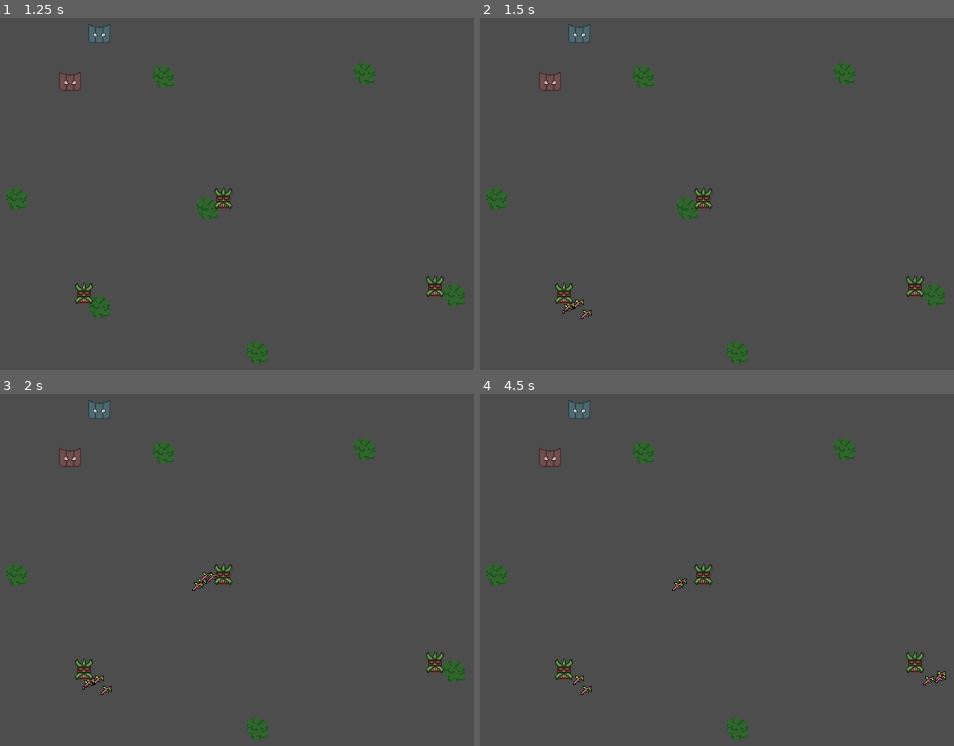
Above: before the commit, frames 1-4 (two rows, left to right).
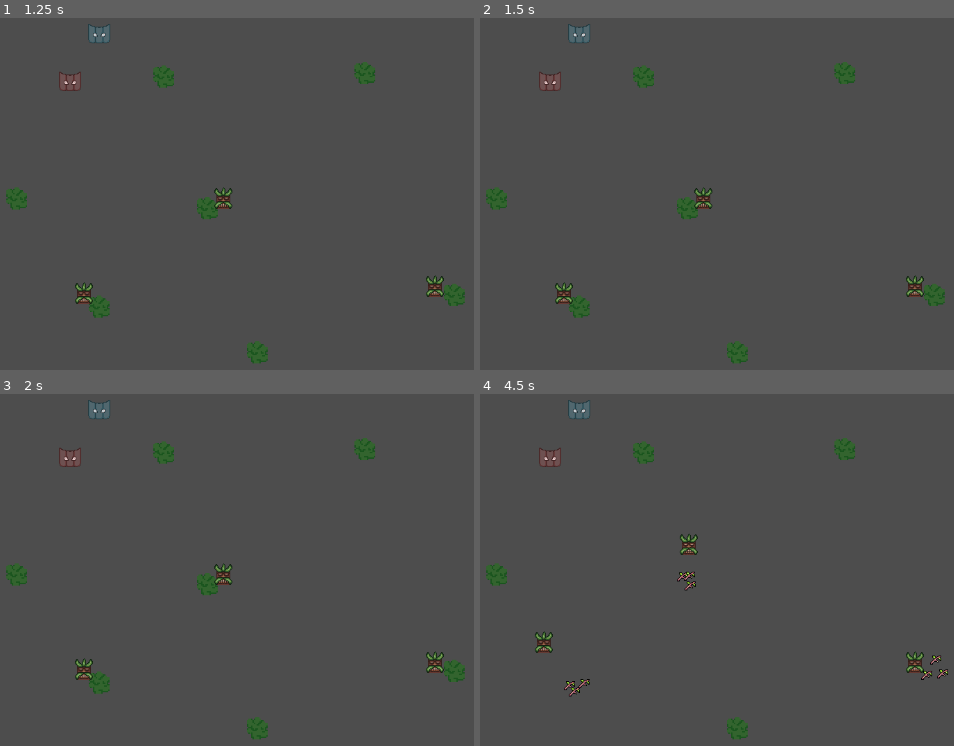
Above: after the commit, the same moments.

Repository: Kayno0o/gwj-86-godot
Game: Godot game, scene res://stages/game/game.tscn
Two runs of this game, one before a commit and one after it. Both use one fixed random seed, a clock stepped at 60 frames per second and the inputs below.
Inputs:
- Up to frame 1 (1.25 s): no input
- Up to frame 2 (1.5 s): no input
- Up to frame 3 (2 s): no input
- Up to frame 4 (4.5 s): tap Enter at 2, 3.5 s; tap Space at 2.75 s

Frame 1 is identical in both runs. In frame 2, 0.2% of the frame differs, in the area x 17-24%, y 78-86%; in frame 3, 0.5%; in frame 4, 1.2%, in the area x 11-99%, y 39-87%.

Commit message:
feat: components for props

Diff:
--- a/entities/mask/mask_green/mask_green.gd
+++ b/entities/mask/mask_green/mask_green.gd
@@ -22,9 +22,13 @@
 
 	var distance = global_position.distance_to(current_target.global_position)
 	if distance < pickup_distance:
-		current_target.on_damage(attack)
-	else:
-		damage_timer.stop()
+		var health_comp: HealthComponent = Utils.get_component(current_target, HealthComponent)
+		if health_comp:
+			health_comp.on_damage(attack)
+
+		return
+
+	damage_timer.stop()
 
 func find_target():
 	var targets = get_tree().get_nodes_in_group("trees")
@@ -33,7 +37,7 @@
 	targets.append_array(items)
 
 	var valid_current = current_target if is_instance_valid(current_target) else null
-	current_target = Utils.get_nearest(targets, valid_current, global_position)
+	current_target = Utils.get_nearest(targets, valid_current, self)
 
 	if check_timer.is_stopped():
 		check_timer.start(check_cooldown)
--- a/props/resource/resource_props.gd
+++ b/props/resource/resource_props.gd
@@ -1,28 +1,16 @@
-extends StaticBody2D
-class_name ResourceProps
+class_name ResourceProps extends StaticBody2D
 
-@export var health: float
-@export var loot_scene: PackedScene
-@export var loot_count: int = 1
+@onready var health_component: HealthComponent = $Components/HealthComponent
+@onready var loot_component: LootComponent = $Components/LootComponent
+@onready var interactable_component: TargetComponent = $Components/TargetComponent
 
-var is_targeted: bool = false
+func _ready() -> void:
+	health_component.death.connect(on_death)
 
 func on_damage(damage: float):
-	health -= damage
+	health_component.on_damage(damage)
 
-	if health < 0:
-		on_break()
-
-func on_break():
-	if loot_scene:
-		for i in range(loot_count):
-			var loot_instance = loot_scene.instantiate()
-			loot_instance.global_position = global_position
-
-			var offset = Vector2(randf_range(-16, 16), randf_range(-16, 16))
-			loot_instance.global_position += offset
-
-			get_parent().add_child(loot_instance)
-
-	queue_free()
-	return
+func on_death():
+	if loot_component:
+		if loot_component.spawn_loot(global_position, get_parent()):
+			queue_free()
--- a/props/resource/resource_props.tscn
+++ b/props/resource/resource_props.tscn
@@ -1,6 +1,9 @@
-[gd_scene load_steps=3 format=3 uid="uid://yttupk6ktjv"]
+[gd_scene load_steps=6 format=3 uid="uid://yttupk6ktjv"]
 
 [ext_resource type="Script" uid="uid://dhnuuyiy4vn3l" path="res://props/resource/resource_props.gd" id="1_xiw2d"]
+[ext_resource type="Script" uid="uid://bkxvgh7mco8ws" path="res://scripts/components/HealthComponent.gd" id="2_u28t8"]
+[ext_resource type="Script" uid="uid://dg243j2b1fptq" path="res://scripts/components/TargetComponent.gd" id="3_ivyfh"]
+[ext_resource type="Script" uid="uid://blo7u0vfyxo7d" path="res://scripts/components/LootComponent.gd" id="4_b0ddn"]
 
 [sub_resource type="CircleShape2D" id="CircleShape2D_ohewn"]
 radius = 16.0
@@ -14,3 +17,17 @@
 
 [node name="Sprite2D" type="Sprite2D" parent="."]
 scale = Vector2(2, 2)
+
+[node name="Components" type="Node" parent="."]
+
+[node name="HealthComponent" type="Node" parent="Components"]
+script = ExtResource("2_u28t8")
+metadata/_custom_type_script = "uid://bkxvgh7mco8ws"
+
+[node name="TargetComponent" type="Node" parent="Components"]
+script = ExtResource("3_ivyfh")
+metadata/_custom_type_script = "uid://dg243j2b1fptq"
+
+[node name="LootComponent" type="Node" parent="Components"]
+script = ExtResource("4_b0ddn")
+metadata/_custom_type_script = "uid://blo7u0vfyxo7d"
--- a/props/resource/tree/tree.tscn
+++ b/props/resource/tree/tree.tscn
@@ -5,8 +5,13 @@
 [ext_resource type="PackedScene" uid="uid://bfhwvj28jnhvo" path="res://props/item/log/log.tscn" id="2_ni0tv"]
 
 [node name="Tree" groups=["trees"] instance=ExtResource("1_olndm")]
-loot_scene = ExtResource("2_ni0tv")
-loot_count = 4
 
 [node name="Sprite2D" parent="." index="1"]
 texture = ExtResource("1_13syr")
+
+[node name="HealthComponent" parent="Components" index="0"]
+health = 12.0
+
+[node name="LootComponent" parent="Components" index="2"]
+loot_scene = ExtResource("2_ni0tv")
+loot_amount = 3
--- a/scripts/Utils.gd
+++ b/scripts/Utils.gd
@@ -1,29 +1,57 @@
 extends Node
 
-func get_nearest(targets: Array, current: Node, global_position: Vector2) -> Node:
+func get_nearest(targets: Array, current_target: Node, node: Node) -> Node:
 	if targets.is_empty():
 		return
 
 	var nearest_target = null
+	var nearest_target_comp: TargetComponent = null
 	var nearest_distance = INF
 
 	for target in targets:
 		if not is_instance_valid(target):
 			continue
 
-		if target.is_targeted && target != current:
+		var target_comp: TargetComponent = Utils.get_component(target, TargetComponent)
+		if not target_comp:
 			continue
 
-		var distance = global_position.distance_to(target.global_position)
+		if not target_comp.can_target() and target != current_target:
+			continue
+
+		var distance = node.global_position.distance_to(target.global_position)
 		if distance < nearest_distance:
 			nearest_distance = distance
 			nearest_target = target
+			nearest_target_comp = target_comp
 
 	if nearest_target:
-		if current and is_instance_valid(current):
-			current.is_targeted = false
-		nearest_target.is_targeted = true
+		var current_target_comp: TargetComponent = Utils.get_component(current_target, TargetComponent)
+		if current_target_comp and current_target_comp:
+			current_target_comp.stop_targetting()
+
+		nearest_target_comp.target(node)
 
 		return nearest_target
 
 	return null
+
+func get_component(node: Node, component_type) -> Node:
+	if not node or not is_instance_valid(node):
+		return null
+
+	# First check direct children
+	for child in node.get_children():
+		if is_instance_of(child, component_type):
+			return child
+
+	# Then search recursively in nested children
+	for child in node.get_children():
+		var found = get_component(child, component_type)
+		if found:
+			return found
+
+	return null
+
+func has_component(node: Node, component_type) -> bool:
+	return get_component(node, component_type) != null
--- /dev/null
+++ b/scripts/components/HealthComponent.gd
@@ -0,0 +1,16 @@
+class_name HealthComponent extends Node
+
+@export var health: float
+
+signal death
+
+## returns true if health <= 0
+func on_damage(amount: float) -> bool:
+	health -= amount
+
+	if health <= 0:
+		death.emit()
+
+		return true
+
+	return false
--- /dev/null
+++ b/scripts/components/LootComponent.gd
@@ -0,0 +1,24 @@
+class_name LootComponent extends Node
+
+@export_category("Loot")
+@export var loot_scene: PackedScene
+@export var loot_amount: int
+@export var spawn_spread: float = 16.0
+
+func spawn_loot(at_position: Vector2, parent: Node) -> bool:
+	if not loot_scene:
+		return false
+
+	for i in range(loot_amount):
+		var loot_instance = loot_scene.instantiate()
+		loot_instance.global_position = at_position
+
+		var offset = Vector2(
+			randf_range(-spawn_spread, spawn_spread),
+			randf_range(-spawn_spread, spawn_spread),
+		)
+		loot_instance.global_position += offset
+
+		parent.add_child(loot_instance)
+
+	return true
--- /dev/null
+++ b/scripts/components/TargetComponent.gd
@@ -0,0 +1,33 @@
+class_name TargetComponent extends Node
+
+var is_targeted: bool = false
+var targetter: Node
+
+func get_is_targeted() -> bool:
+	return is_targeted and targetter and is_instance_valid(targetter)
+
+func can_target() -> bool:
+	if get_is_targeted():
+		return false
+
+	return true
+
+## returns true if target was changed
+func target(p_targetter: Node) -> bool:
+	if get_is_targeted():
+		return false
+
+	targetter = p_targetter
+	is_targeted = true
+
+	return true
+
+## returns true if stopped targetting
+func stop_targetting() -> bool:
+	if not get_is_targeted():
+		return false
+
+	targetter = null
+	is_targeted = false
+
+	return true
Not shown, added: scripts/components/HealthComponent.gd.uid
Not shown, added: scripts/components/LootComponent.gd.uid
Not shown, added: scripts/components/TargetComponent.gd.uid
